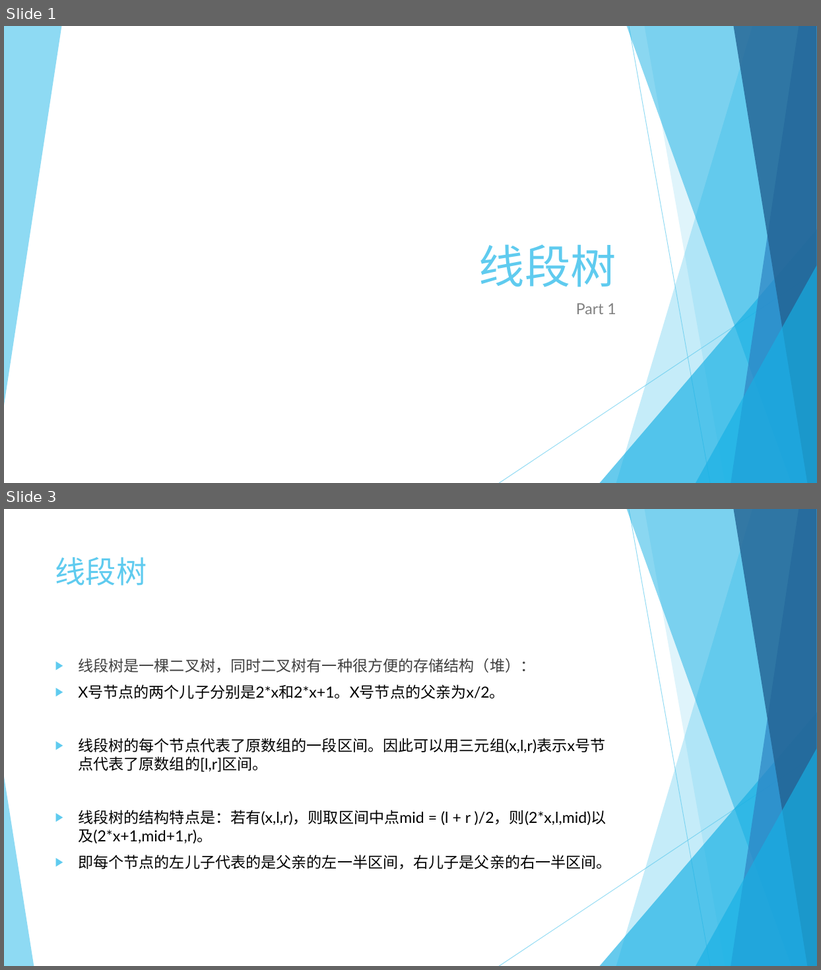
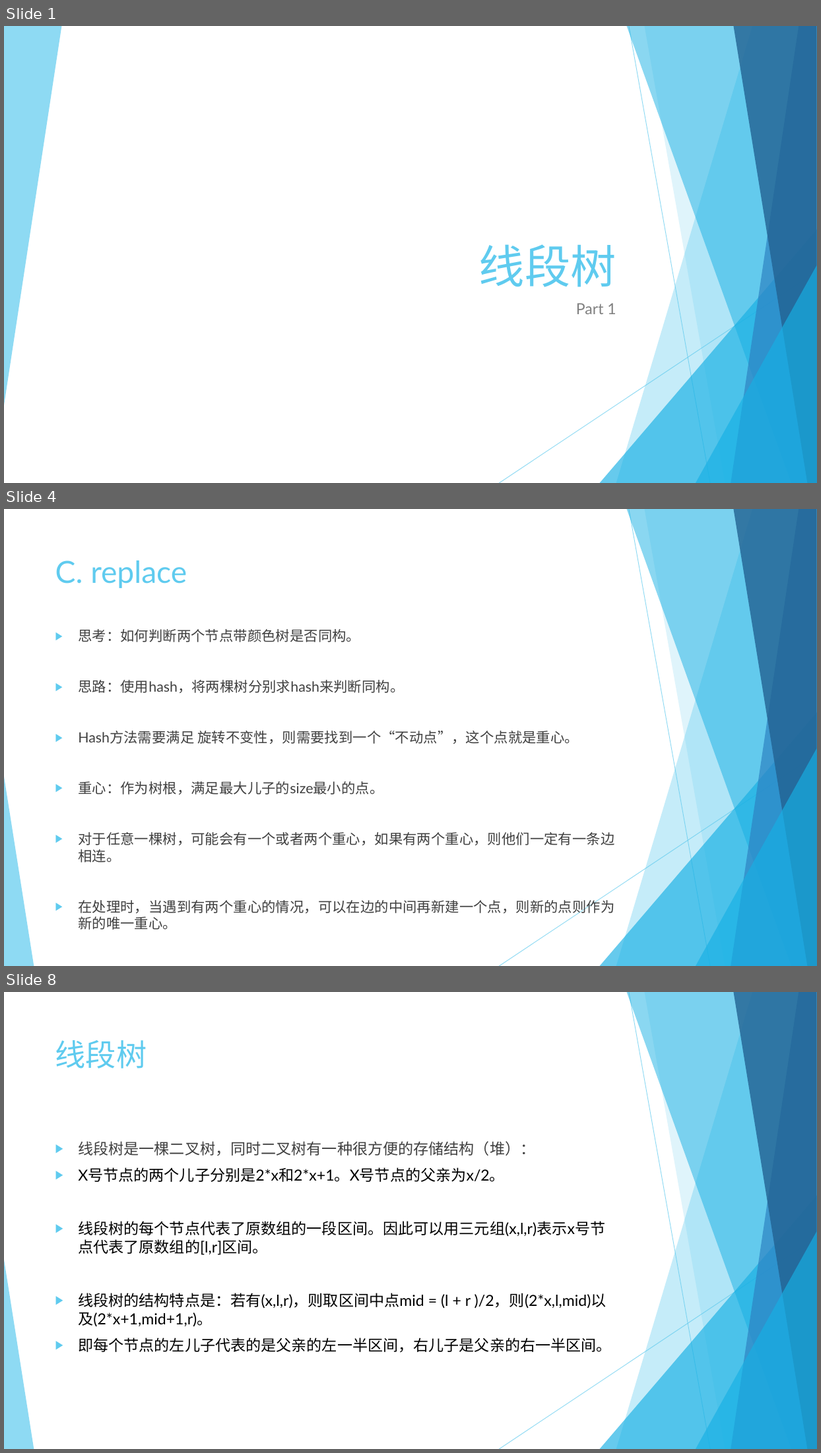
Before and after one commit to NJU-PPT-Maker/OI-PPT, a slide deck: slides/Data Structure/线段树.pptx. Shown one above the other, each under a label of ours: slides 1 and 3 before the commit, slides 1, 4 and 8 after it; the slides between them are not shown. The pictures are 821x970 and 821x1453 pixels, drawn with LibreOffice and Linux fonts; fonts in the diff are those of the drawing. Boxes give left, top, right and bottom in pixels: in the first picture for what was removed or moved away, otherwise in the second. Text is boxed around its words. In the diff, an @@ line names an element or a change of style, - is before the commit and + after.

```diff
--- a/slides/Data Structure/线段树.pptx
+++ b/slides/Data Structure/线段树.pptx
@@ slide 4 added at (x1=4, y1=509, x2=817, y2=966), background #FFFFFF; not listed: 10 template elements that a slide beside it also shows @@
@@ title added at (x1=55, y1=560, x2=187, y2=588), 36 pt, text #5FCBEF @@
+C. replace
@@ text added at (x1=78, y1=629, x2=614, y2=916), 16.6 pt, text #404040 @@
+▶ 思考：如何判断两个节点带颜色树是否同构。
+▶ 思路：使用hash，将两棵树分别求hash来判断同构。
+▶ Hash方法需要满足 旋转不变性，则需要找到一个“不动点”，这个点就是重心。
+▶ 重心：作为树根，满足最大儿子的size最小的点。
+▶ 对于任意一棵树，可能会有一个或者两个重心，如果有两个重心，则他们一定有一条边相连。
+▶ 在处理时，当遇到有两个重心的情况，可以在边的中间再新建一个点，则新的点则作为新的唯一重心。
@@ what was slide 3 is now slide 8 @@
```
Also in this commit, not shown: 3 slides changed, 4 other slides added, 2 other files.
